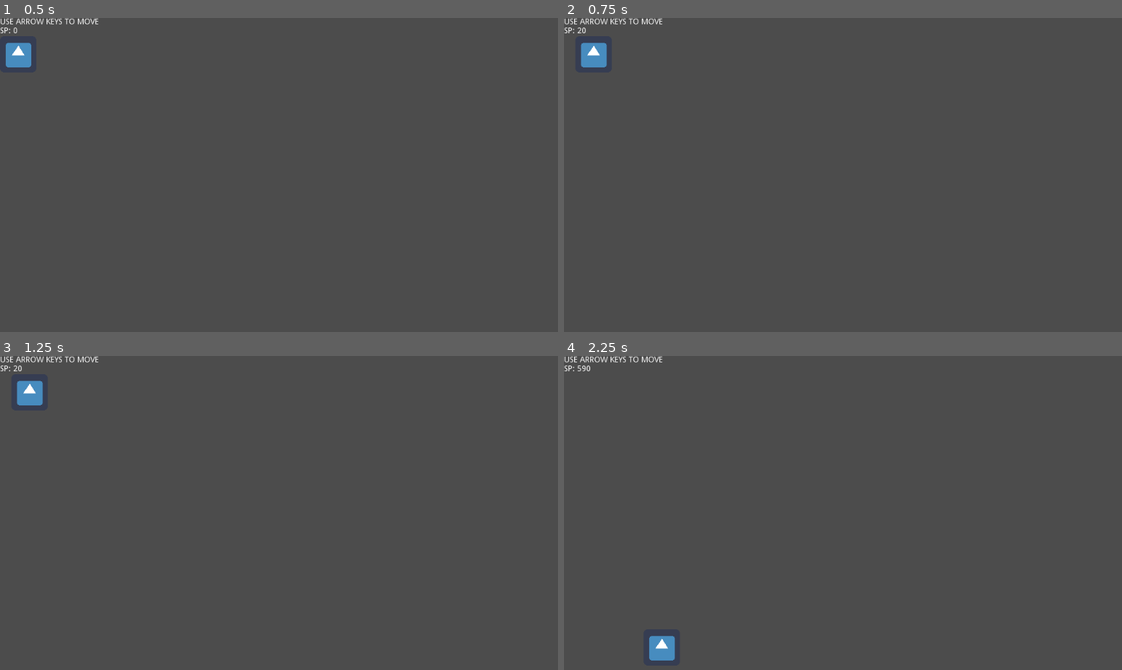
Above: before the commit, frames 1-4 (two rows, left to right).
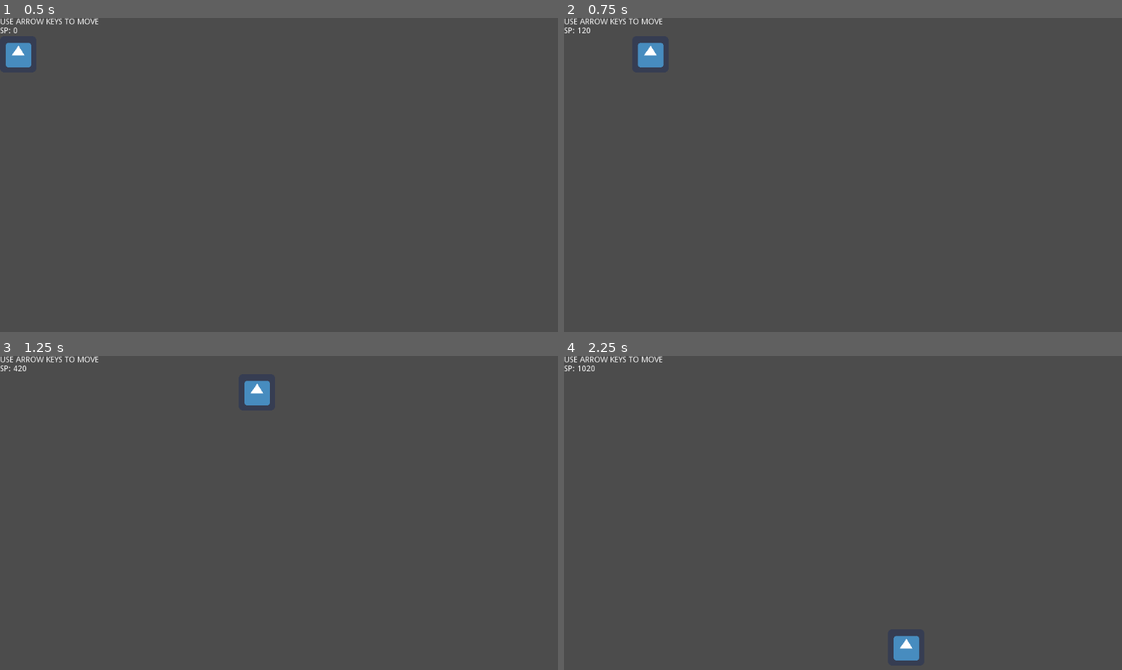
Above: after the commit, the same moments.

Repository: andreasgoodstein/hellogodot
Game: Godot game, scene res://Root.tscn
Two runs of this game, one before a commit and one after it. Both use one fixed random seed, a clock stepped at 60 frames per second and the inputs below. The engine's default icon, where the game draws it, is replaced by a stand-in: a white triangle on a blue panel in a dark square.
Inputs:
- Up to frame 1 (0.5 s): no input
- Up to frame 2 (0.75 s): tap Enter at 0.5 s; hold Right (ui_right) from 0.53 s (still down)
- Up to frame 3 (1.25 s): keep holding Right (ui_right)
- Up to frame 4 (2.25 s): release Right (ui_right) at 1.28 s; hold Down (ui_down) 1.28-2.03 s; hold Right (ui_right) from 2.03 s (still down)

Frame 1 is identical in both runs. In frame 2, 0.8% of the frame differs, in the area x 2-18%, y 3-16%; in frame 3, 0.7%; in frame 4, 0.8%, in the area x 2-64%, y 3-97%.

Commit message:
fix input bug

Diff:
--- a/src/Player.gd
+++ b/src/Player.gd
@@ -10,35 +10,25 @@
 func _process(_delta: float) -> void:
 	var viewport_size = get_viewport().size
 
-	match move:
-		'up':
-			if (position.y > 49):
-				move_local_y(-10)
-				increment_moved_count()
-		'right':
-			if (position.x < viewport_size.x - 49):
-				move_local_x(10)
-				increment_moved_count()
-		'down':
-			if (position.y < viewport_size.y - 49):
-				move_local_y(10)
-				increment_moved_count()
-		'left':
-			if (position.x > 49):
-				move_local_x(-10)
-				increment_moved_count()
+	if (Input.is_action_pressed("ui_up")):
+		if (position.y > 49):
+			move_local_y(-10)
+			increment_moved_count()
 
-func _input(event: InputEvent) -> void:
-	move = ''
+	if (Input.is_action_pressed("ui_right")):
+		if (position.x < viewport_size.x - 49):
+			move_local_x(10)
+			increment_moved_count()
 
-	if (event.is_action_pressed("ui_up")):
-		move = 'up'
-	if (event.is_action_pressed("ui_right")):
-		move = 'right'
-	if (event.is_action_pressed("ui_down")):
-		move = 'down'
-	if (event.is_action_pressed("ui_left")):
-		move = 'left'
+	if (Input.is_action_pressed("ui_down")):
+		if (position.y < viewport_size.y - 49):
+			move_local_y(10)
+			increment_moved_count()
+
+	if (Input.is_action_pressed("ui_left")):
+		if (position.x > 49):
+			move_local_x(-10)
+			increment_moved_count()
 
 func increment_moved_count() -> void:
 	var new_count = 'SP: ' + str(int(moved_counter.text) + 10)
Not shown, changed: build/index.pck
